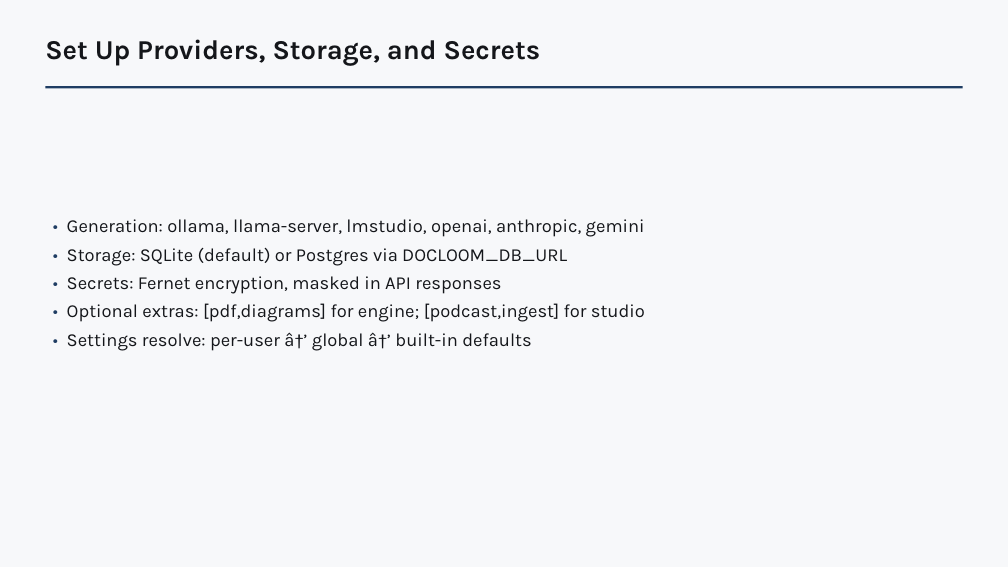
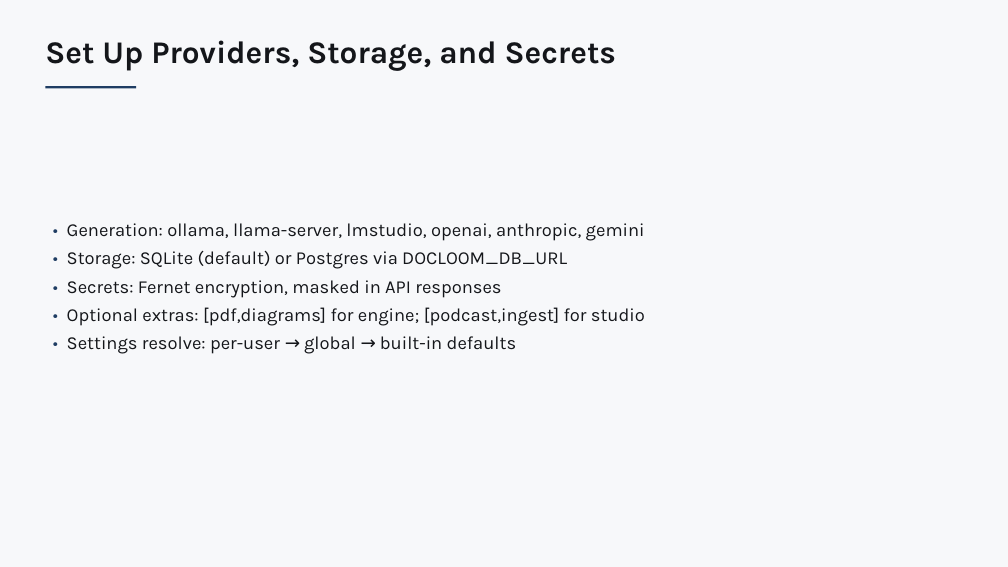
Before and after one commit to kirti34n/docloom, a slide deck: slide 14 of examples/dogfood/output/deck.pptx (slide 11 before the commit). Drawn at 1008x567 pixels with LibreOffice and Linux fonts; fonts in the diff are those of the drawing. Boxes give left, top, right and bottom in pixels: in the first picture for what was removed or moved away, otherwise in the second. Text is boxed around its words. In the diff, an @@ line names an element or a change of style, - is before the commit and + after.

```diff
--- a/examples/dogfood/output/deck.pptx
+++ b/examples/dogfood/output/deck.pptx
@@ text "Set Up Providers, Storage, and ..." at <box>45,40,616,71</box>: size 26 to 30 pt @@
@@ rectangle removed at <box>45,86,963,88</box> @@
@@ text at <box>67,336,517,354</box>: text changed @@
-• Settings resolve: per-user â†’ global â†’ built-in defaults
+• Settings resolve: per-user → global → built-in defaults
```
Also in this commit, not shown: 12 other slides changed, 3 slides added, 18 other files.
